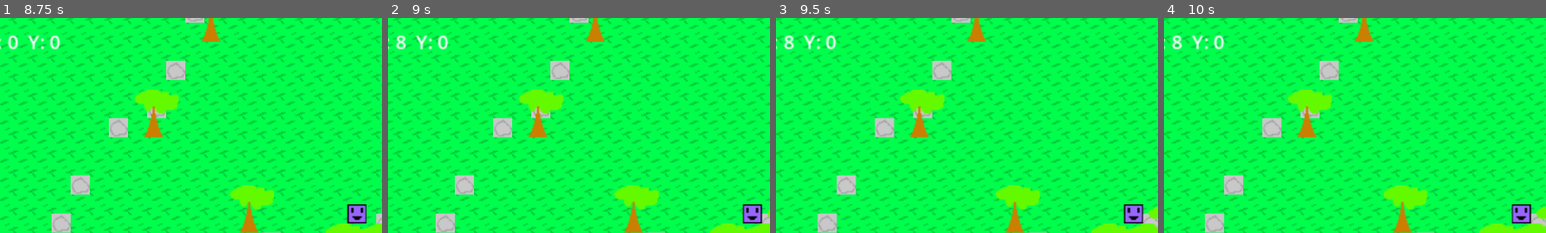
Above: before the commit, frames 1-4 (left to right).
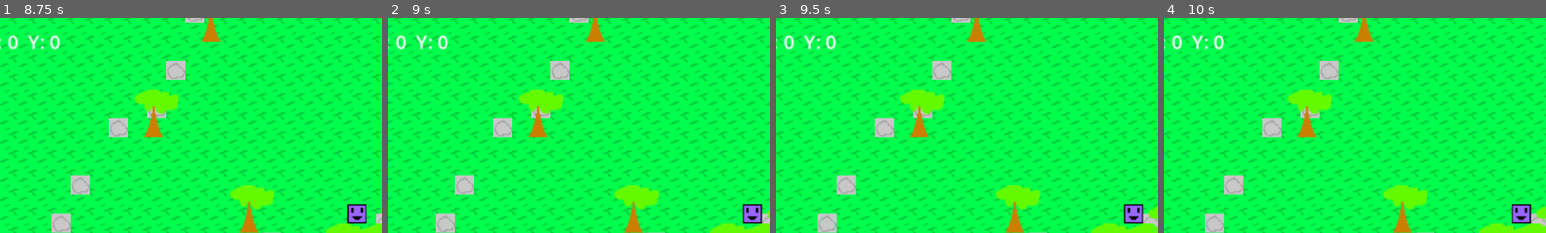
Above: after the commit, the same moments.

Repository: Pokebrouserkat/world
Game: Godot game, scene res://scenes/world.tscn
The game is run twice, just before and just after one commit, with the same random seed, the same clock (stepped at 60 frames per second) and the same inputs. Sound files missing from this copy of the repository are replaced by a short silence.
Inputs (mouse positions are % of the whole screen's width and height, from its top left):
- Up to frame 1 (8.75 s): click (40, 96) at 0.52 s; click (42, 96) at 1.27 s; click (45, 96) at 2.02 s; click (48, 96) at 2.77 s; click (50, 96) at 3.52 s; click (52, 96) at 4.27 s; click (55, 96) at 5.02 s; click (57, 96) at 5.77 s; click (60, 96) at 6.52 s; click (98, 4) at 7.25 s; click "Resume" at 8 s
- Up to frame 2 (9 s): tap Enter at 8.75 s; move the mouse to (72, 45) at 8.77 s; hold Right from 8.78 s (still down); tap C at 8.85 s; click (72, 45) at 8.92 s
- Up to frame 3 (9.5 s): keep holding Right
- Up to frame 4 (10 s): release Right at 9.5 s; drag from (30, 55) to (45, 70) at 9.52 s
The pictures show only the part of the screen within x 3-53%, y 0-50%; the shares and areas given below are measured in that part.

Frame 1 is identical in both runs. In frame 2, 0.1% of the frame differs, in the area x 2-5%, y 8-15%; in frame 3, 0.1%; in frame 4, 0.1%.

Commit message:
Fix coordinate display to use tile coordinates with Y-up
- Convert pixel coordinates to tile coordinates (divide by 16)
- Flip Y axis so positive Y is up (more intuitive)

Co-Authored-By: Claude Opus 4.5 <noreply@anthropic.com>

Diff:
--- a/scripts/coordinate_display.gd
+++ b/scripts/coordinate_display.gd
@@ -1,4 +1,6 @@
 extends Label
+
+const TILE_SIZE: int = 16
 
 
 func _process(_delta: float) -> void:
@@ -6,6 +8,8 @@
 	for player in players:
 		if player.is_local_player():
 			var pos = player.global_position
-			text = "X: %d  Y: %d" % [int(pos.x), int(pos.y)]
+			var tile_x = floori(pos.x / TILE_SIZE)
+			var tile_y = -floori(pos.y / TILE_SIZE)
+			text = "X: %d  Y: %d" % [tile_x, tile_y]
 			return
 	text = ""
